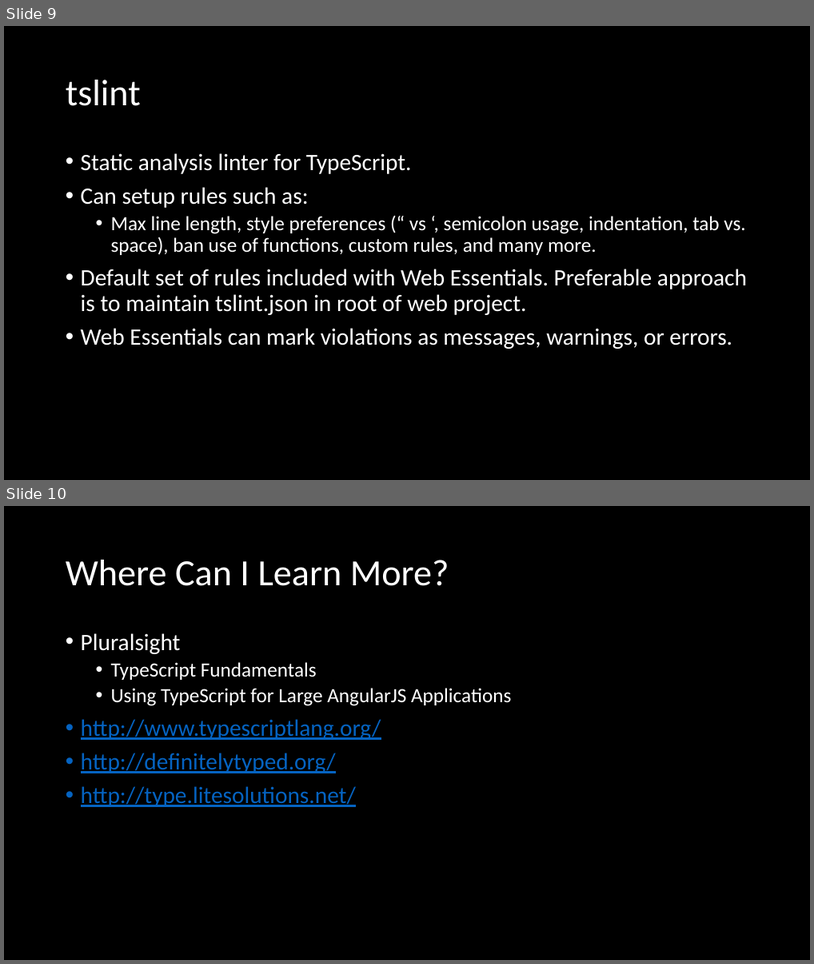
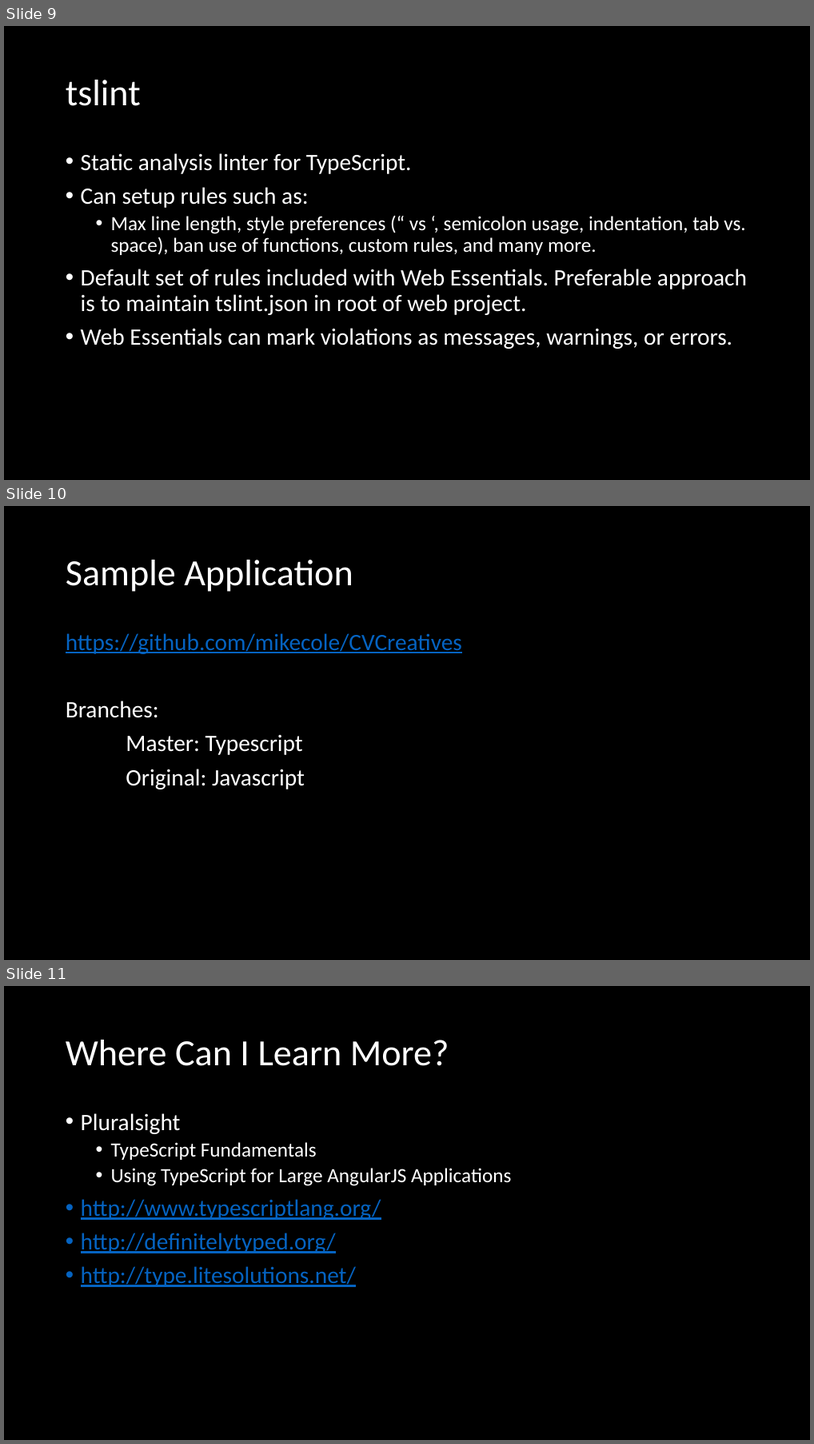
Before and after one commit to mikecole/Presentations, a slide deck: TypeScript for the .NET Developer/CRINETA 20150406/TypeScript for the .NET Developer.pptx. Shown one above the other, each under a label of ours: slides 9 and 10 before the commit, slides 9, 10 and 11 after it. The pictures are 814x964 and 814x1444 pixels, drawn with LibreOffice and Linux fonts; fonts in the diff are those of the drawing. Boxes give left, top, right and bottom in pixels: in the first picture for what was removed or moved away, otherwise in the second. Text is boxed around its words. In the diff, an @@ line names an element or a change of style, - is before the commit and + after.

Commit message:
Added link to application sample.

```diff
--- a/TypeScript for the .NET Developer/CRINETA 20150406/TypeScript for the .NET Developer.pptx
+++ b/TypeScript for the .NET Developer/CRINETA 20150406/TypeScript for the .NET Developer.pptx
@@ slide 10 added at [4,506,810,960], background #000000 @@
@@ title added at [66,560,354,592], 44 pt, text #FFFFFF @@
+Sample Application
@@ text added at [66,633,462,789], 28 pt, text #FFFFFF @@
+https://github.com/mikecole/CVCreatives
+Branches:
+Master: Typescript
+Original: Javascript
@@ what was slide 10 is now slide 11 @@
```
